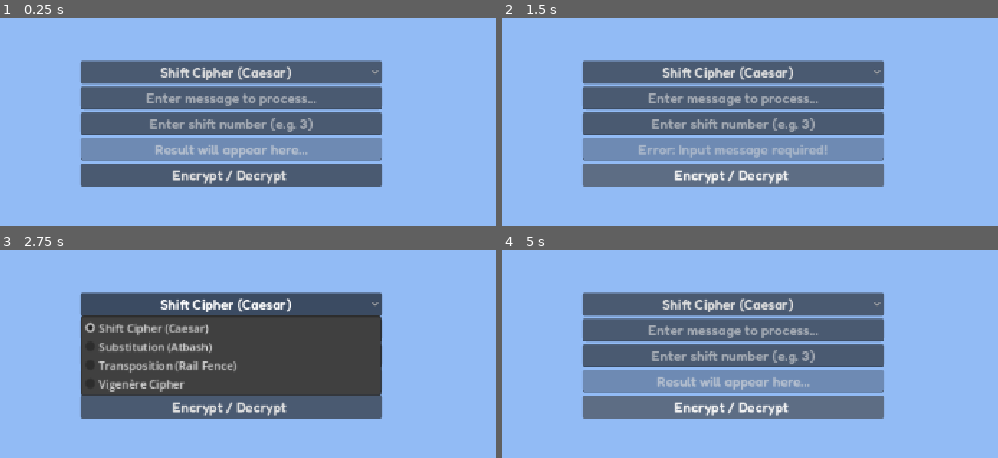
Above: before the commit, frames 1-4 (two rows, left to right).
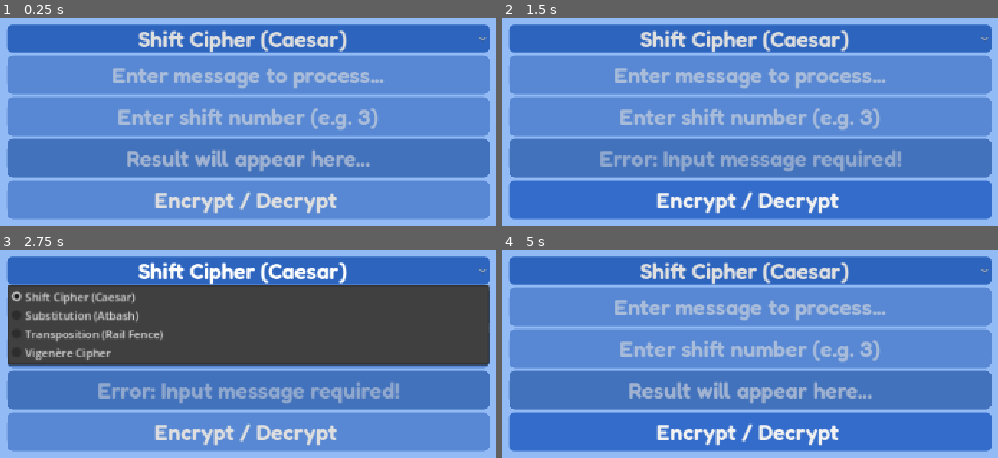
Above: after the commit, the same moments.

Repository: ImJustZ-Script/Calculator
Game: Godot game, scene res://Scenes/calculator.tscn
Two runs of this game, one before a commit and one after it. Both use one fixed random seed, a clock stepped at 60 frames per second and the inputs below.
Inputs:
- Up to frame 1 (0.25 s): no input
- Up to frame 2 (1.5 s): click "Shift Cipher (Caesar)" at 0.5 s; click "Encrypt / Decrypt" at 1.25 s
- Up to frame 3 (2.75 s): click "Shift Cipher (Caesar)" at 2 s
- Up to frame 4 (5 s): click "Encrypt / Decrypt" at 2.75 s; click "Shift Cipher (Caesar)" at 3.5 s; click "Encrypt / Decrypt" at 4.25 s

The runs differ from the first frame. In frame 1, 88% of the frame differs, in the area x 1-99%, y 2-98%; in frame 2, 88%; in frame 3, 79%; in frame 4, 88%.

Commit message:
THEMES

Diff:
--- a/Scenes/calculator.tscn
+++ b/Scenes/calculator.tscn
@@ -2,6 +2,61 @@
 
 [ext_resource type="Script" uid="uid://djlpfavkedln" path="res://Scripts/calculator.gd" id="1_xst5o"]
 [ext_resource type="FontFile" uid="uid://bncrgiigv685a" path="res://Assets/Fredoka-SemiBold.ttf" id="2_ectdk"]
+
+[sub_resource type="StyleBoxFlat" id="StyleBoxFlat_dqm4q"]
+bg_color = Color(0.17514688, 0.39282748, 0.7438023, 1)
+corner_radius_top_left = 8
+corner_radius_top_right = 8
+corner_radius_bottom_right = 8
+corner_radius_bottom_left = 8
+
+[sub_resource type="StyleBoxFlat" id="StyleBoxFlat_rhymq"]
+bg_color = Color(0.34509805, 0.53333336, 0.827451, 1)
+border_width_top = 8
+border_width_bottom = 8
+border_color = Color(0.34509805, 0.53333336, 0.827451, 1)
+corner_radius_top_left = 8
+corner_radius_top_right = 8
+corner_radius_bottom_right = 8
+corner_radius_bottom_left = 8
+
+[sub_resource type="StyleBoxFlat" id="StyleBoxFlat_ectdk"]
+bg_color = Color(0.34509805, 0.53333336, 0.827451, 1)
+border_width_top = 8
+border_width_bottom = 8
+border_color = Color(0.34509805, 0.53333336, 0.827451, 1)
+corner_radius_top_left = 8
+corner_radius_top_right = 8
+corner_radius_bottom_right = 8
+corner_radius_bottom_left = 8
+
+[sub_resource type="StyleBoxFlat" id="StyleBoxFlat_xst5o"]
+bg_color = Color(0.2628117, 0.44805318, 0.7375137, 1)
+border_width_top = 8
+border_width_bottom = 8
+border_color = Color(0.2627451, 0.44705883, 0.7372549, 1)
+corner_radius_top_left = 8
+corner_radius_top_right = 8
+corner_radius_bottom_right = 8
+corner_radius_bottom_left = 8
+
+[sub_resource type="StyleBoxFlat" id="StyleBoxFlat_g2ocy"]
+bg_color = Color(0.34509805, 0.53333336, 0.827451, 1)
+border_width_top = 8
+border_width_bottom = 8
+border_color = Color(0.34509805, 0.53333336, 0.827451, 1)
+corner_radius_top_left = 8
+corner_radius_top_right = 8
+corner_radius_bottom_right = 8
+corner_radius_bottom_left = 8
+
+[sub_resource type="StyleBoxFlat" id="StyleBoxFlat_pyoyo"]
+bg_color = Color(0.19932544, 0.42329106, 0.7903186, 1)
+border_color = Color(0.2, 0.42352942, 0.7921569, 1)
+corner_radius_top_left = 8
+corner_radius_top_right = 8
+corner_radius_bottom_right = 8
+corner_radius_bottom_left = 8
 
 [node name="Calculator" type="Control" unique_id=769378954]
 layout_mode = 3
@@ -10,43 +65,53 @@
 
 [node name="VBoxContainer" type="VBoxContainer" parent="." unique_id=541574085]
 layout_mode = 1
-offset_left = 358.0
+offset_left = 252.0
 offset_top = 8.0
-offset_right = 792.0
-offset_bottom = 651.0
+offset_right = 947.0
+offset_bottom = 647.0
 alignment = 1
 
 [node name="CipherSelect" type="OptionButton" parent="VBoxContainer" unique_id=1461750715]
 layout_mode = 2
 theme_override_fonts/font = ExtResource("2_ectdk")
-theme_override_font_sizes/font_size = 20
+theme_override_font_sizes/font_size = 32
+theme_override_styles/normal = SubResource("StyleBoxFlat_dqm4q")
+theme_override_styles/pressed = SubResource("StyleBoxFlat_dqm4q")
 alignment = 1
 
 [node name="InputText" type="LineEdit" parent="VBoxContainer" unique_id=936079427]
 layout_mode = 2
 theme_override_fonts/font = ExtResource("2_ectdk")
-theme_override_font_sizes/font_size = 20
+theme_override_font_sizes/font_size = 32
+theme_override_styles/normal = SubResource("StyleBoxFlat_rhymq")
 placeholder_text = "Enter message to encrypt/decrypt"
 alignment = 1
 
 [node name="KeyText" type="LineEdit" parent="VBoxContainer" unique_id=39960097]
 layout_mode = 2
 theme_override_fonts/font = ExtResource("2_ectdk")
-theme_override_font_sizes/font_size = 20
+theme_override_font_sizes/font_size = 32
+theme_override_styles/normal = SubResource("StyleBoxFlat_ectdk")
 placeholder_text = "Enter secret key"
 alignment = 1
 
 [node name="OutputText" type="LineEdit" parent="VBoxContainer" unique_id=491338307]
 layout_mode = 2
 theme_override_fonts/font = ExtResource("2_ectdk")
-theme_override_font_sizes/font_size = 20
+theme_override_font_sizes/font_size = 32
+theme_override_styles/normal = SubResource("StyleBoxFlat_xst5o")
+theme_override_styles/read_only = SubResource("StyleBoxFlat_xst5o")
 placeholder_text = "Result will appear here"
 alignment = 1
 
 [node name="ProcessButton" type="Button" parent="VBoxContainer" unique_id=2080253671]
 layout_mode = 2
+theme_override_constants/outline_size = 0
 theme_override_fonts/font = ExtResource("2_ectdk")
-theme_override_font_sizes/font_size = 20
+theme_override_font_sizes/font_size = 32
+theme_override_styles/normal = SubResource("StyleBoxFlat_g2ocy")
+theme_override_styles/pressed = SubResource("StyleBoxFlat_dqm4q")
+theme_override_styles/hover = SubResource("StyleBoxFlat_pyoyo")
 text = "Encrypt / Decrypt "
 autowrap_trim_flags = 0
 
